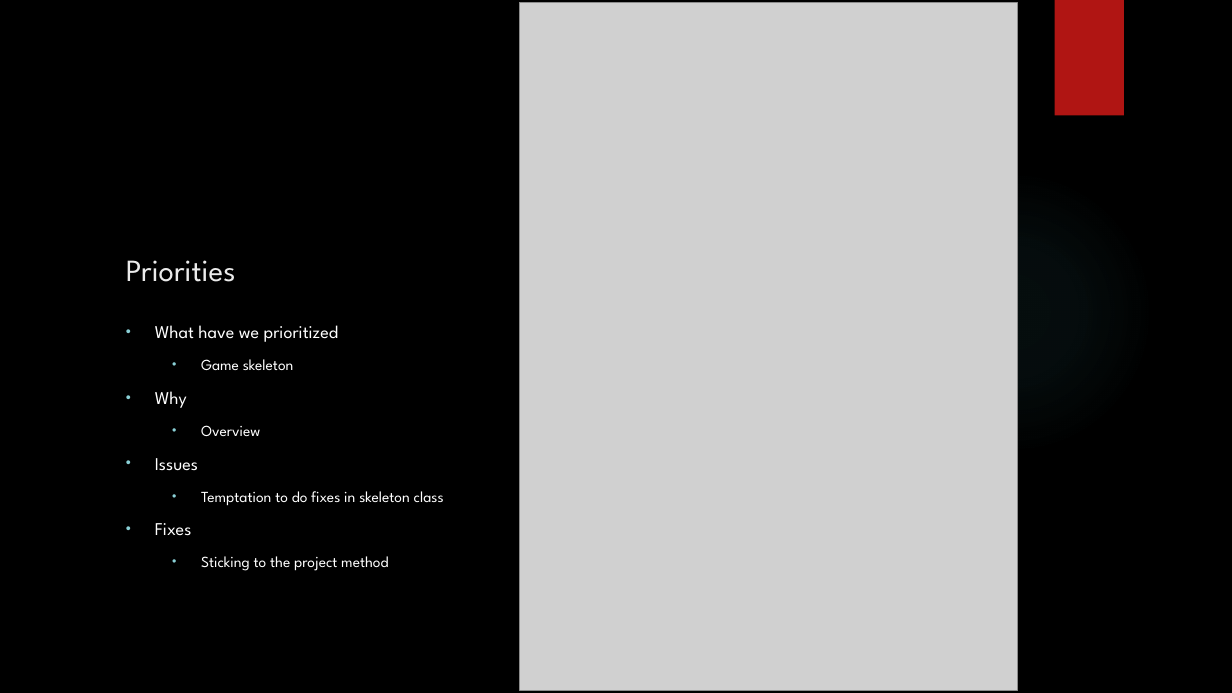
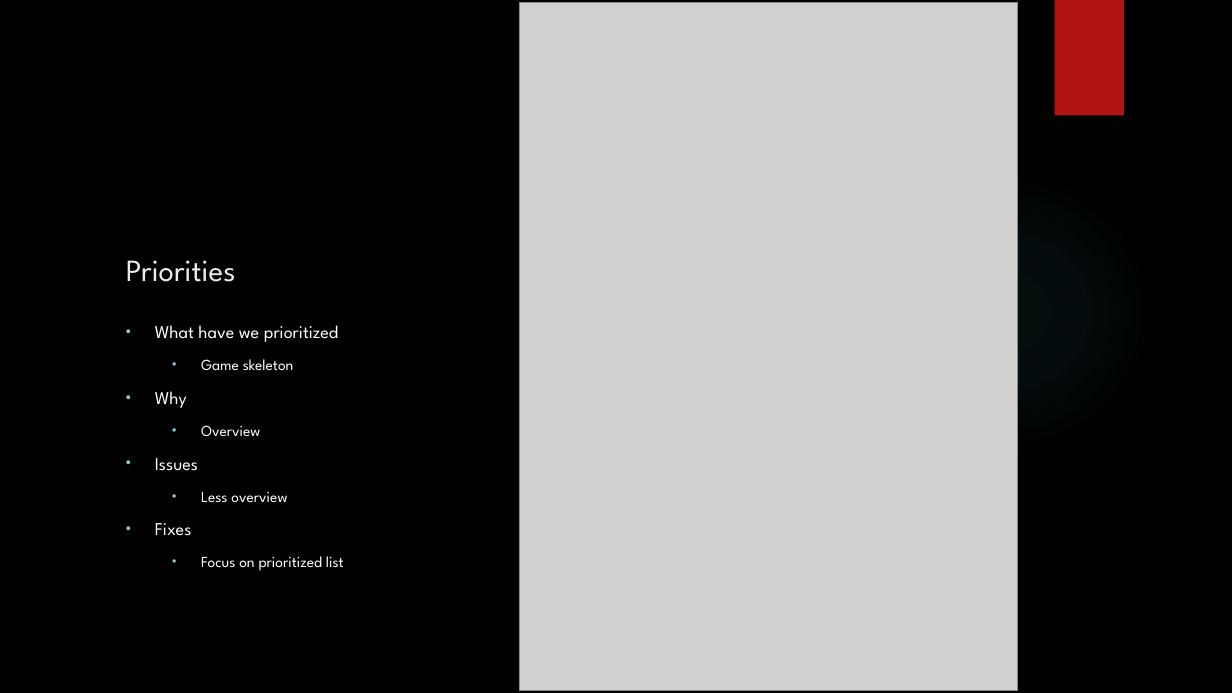
Before and after one commit to Ingrid97/g4_team4.1, a slide deck: slide 4 of Deliverables/INF112_presentasjon.pptx. Drawn at 1232x693 pixels with LibreOffice and Linux fonts; fonts in the diff are those of the drawing; grey boxes stand for pictures; background and template pictures are left out. Boxes give left, top, right and bottom in pixels: in the first picture for what was removed or moved away, otherwise in the second. Text is boxed around its words. In the diff, an @@ line names an element or a change of style, - is before the commit and + after.

```diff
--- a/Deliverables/INF112_presentasjon.pptx
+++ b/Deliverables/INF112_presentasjon.pptx
@@ text at (201, 492, 287, 502): text changed @@
-  • Temptation to do fixes in skeleton class
+  • Less overview
@@ text at (201, 556, 344, 570): text changed @@
-  • Sticking to the project method
+  • Focus on prioritized list
```
Also in this commit, not shown: 1 other slide changed.
